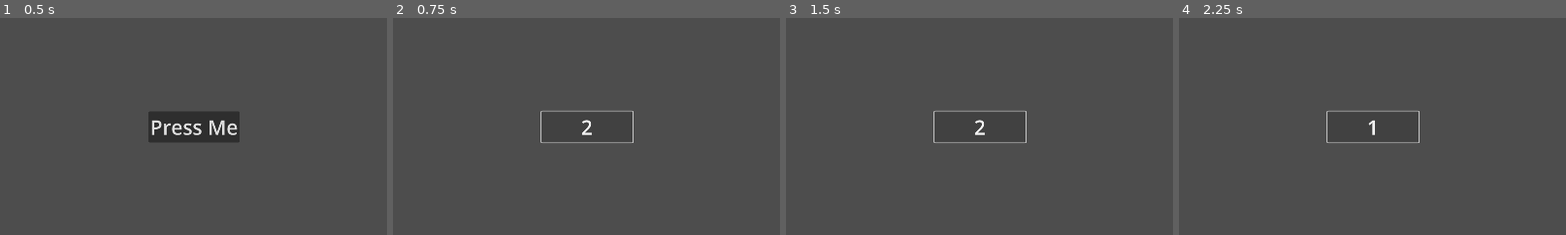
Above: before the commit, frames 1-4 (left to right).
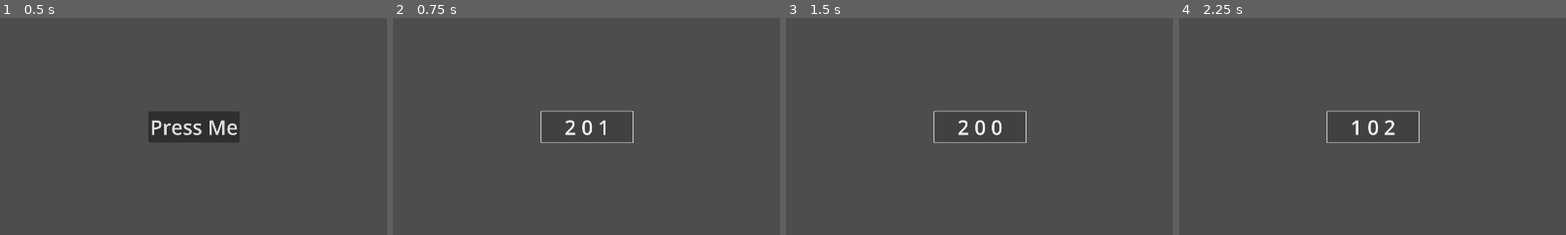
Above: after the commit, the same moments.

Repository: Section009/Pixel-Game-Jam-2024
Game: Godot game, scene res://Scenes/GamblingGames/SlotMachine.tscn
Same seed, same stepped clock (60 frames per second), same inputs: the game is played once before the commit and once after it. This scene is started directly instead of the project's main scene. The engine's default icon, where the game draws it, is replaced by a stand-in: a white triangle on a blue panel in a dark square.
Inputs:
- Up to frame 1 (0.5 s): no input
- Up to frame 2 (0.75 s): click "Press Me" at 0.5 s
- Up to frame 3 (1.5 s): click "2" (after the commit: "2 0 1") at 1.25 s
- Up to frame 4 (2.25 s): click "2" (after the commit: "2 0 0") at 2 s
The pictures show only the part of the screen within x 24-74%, y 21-71%; the shares and areas given below are measured in that part.

Frame 1 is identical in both runs. In frame 2, 0.2% of the frame differs, in the area x 44-55%, y 46-55%; in frame 3, 0.3%, in the area x 44-56%, y 46-55%; in frame 4, 0.3%.

Commit message:
minor change to the button

Diff:
--- a/Scripts/Gambling/BasicSlots.gd
+++ b/Scripts/Gambling/BasicSlots.gd
@@ -27,5 +27,5 @@
 	print("holy moly")
 	for i in 3:
 		slotValue[i] = randi()%3
-	gambleButton.text = str(slotValue[0])
+	gambleButton.text = str(slotValue[0]) + " " + str(slotValue[1]) + " " + str(slotValue[2])
 	pass
